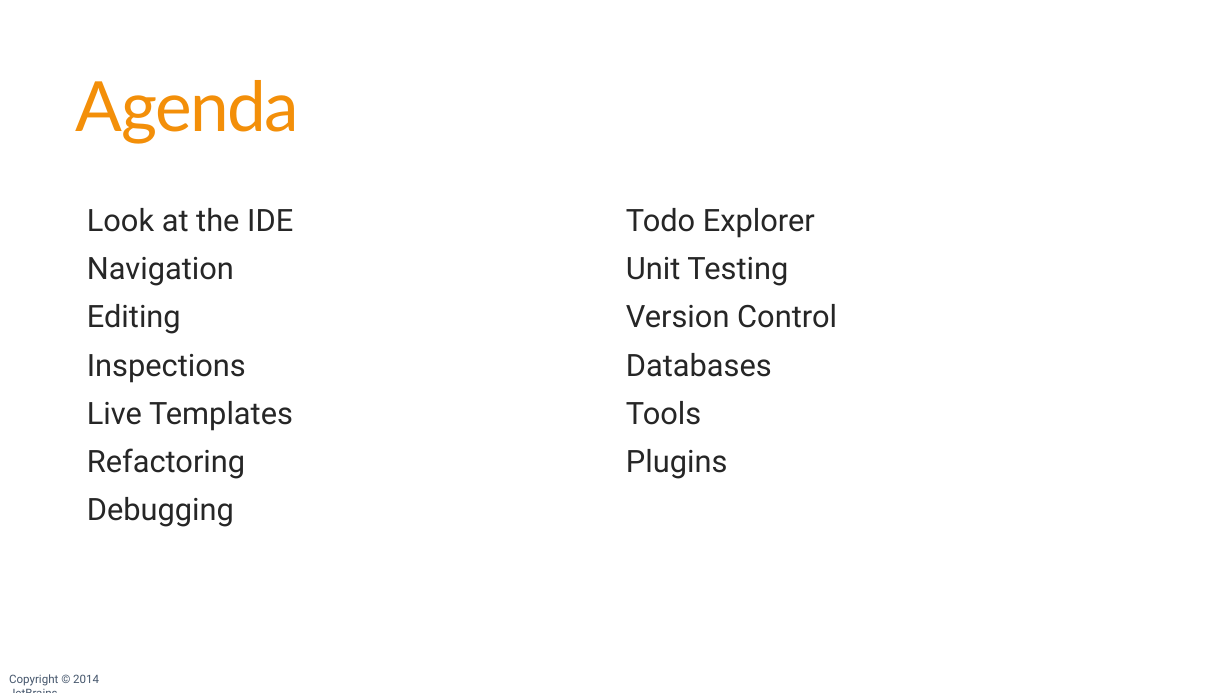
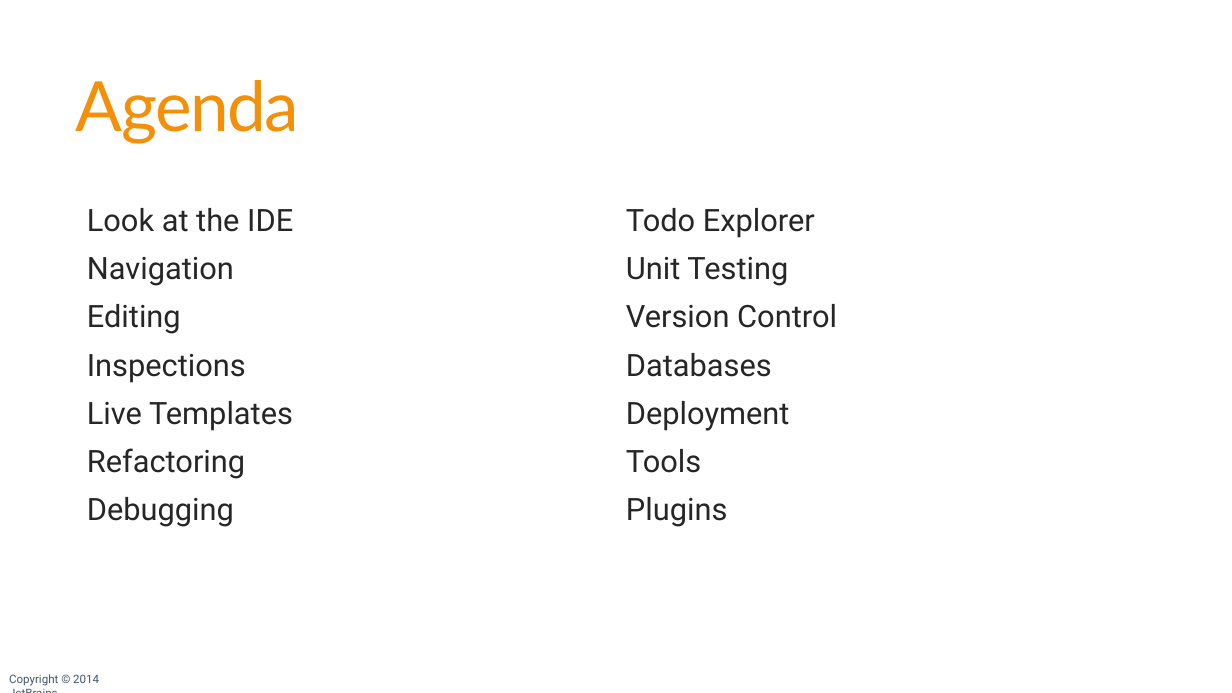
Before and after one commit to JetBrains/phpstorm-workshop, a slide deck: slide 6 of PhpStorm Workshop.pptx. Drawn at 1232x693 pixels with LibreOffice and Linux fonts; fonts in the diff are those of the drawing; background and template pictures are left out. Boxes give left, top, right and bottom in pixels: in the first picture for what was removed or moved away, otherwise in the second. Text is boxed around its words. In the diff, an @@ line names an element or a change of style, - is before the commit and + after.

```diff
--- a/PhpStorm Workshop.pptx
+++ b/PhpStorm Workshop.pptx
@@ text at (x1=626, y1=401, x2=790, y2=431): paragraph added @@
+  Deployment
```
Also in this commit, not shown: 14 other slides changed, 5 slides added, 2 slides removed, 1 other file.
